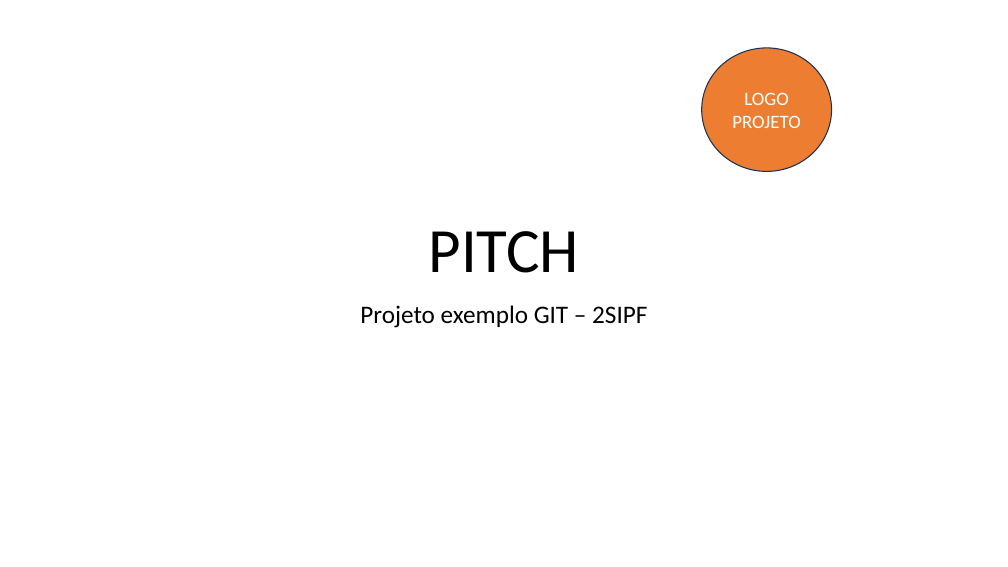
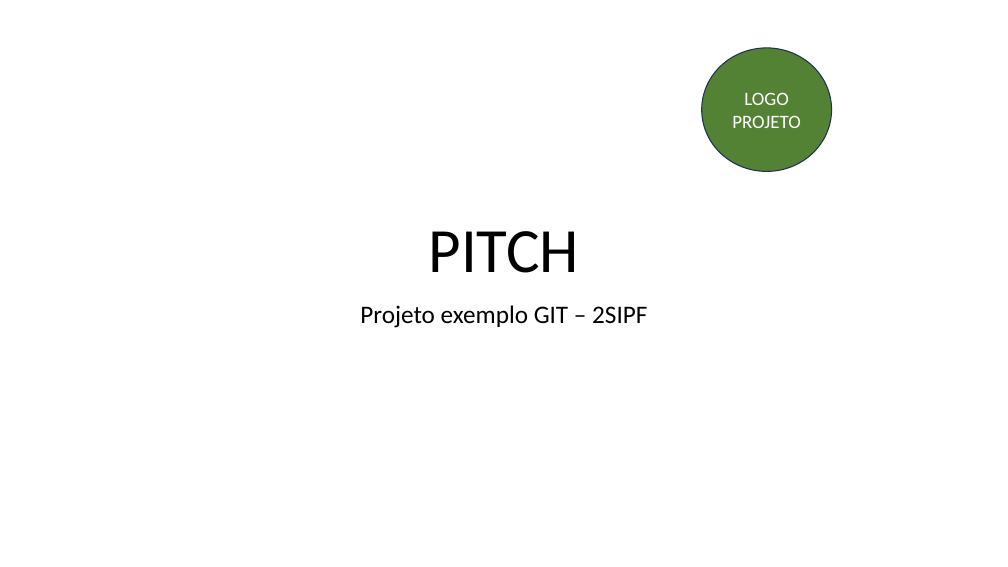
Before and after one commit to RenatoJardimParducci/2SIPF-ProjetoExemplo-2024, a slide deck: slide 1 of PastaDocumentos/Pitch-Projeto.pptx. Drawn at 1008x567 pixels with LibreOffice and Linux fonts; fonts in the diff are those of the drawing. Boxes give left, top, right and bottom in pixels: in the first picture for what was removed or moved away, otherwise in the second. Text is boxed around its words. In the diff, an @@ line names an element or a change of style, - is before the commit and + after.

Commit message:
Mudou logo para verde DIRETO NO HUB

```diff
--- a/PastaDocumentos/Pitch-Projeto.pptx
+++ b/PastaDocumentos/Pitch-Projeto.pptx
@@ ellipse "LOGO PROJETO" at <box>702,48,832,171</box>: fill #ED7D31 to #548235 @@
```
